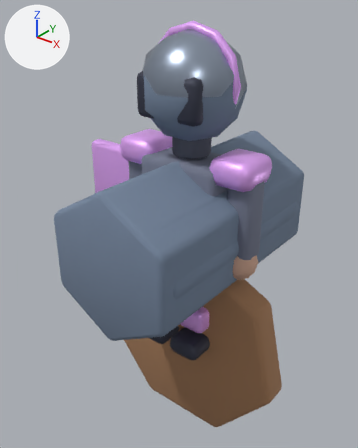
A saved change to the Blender file assets-source/blender/characters/juggernaut.blend.
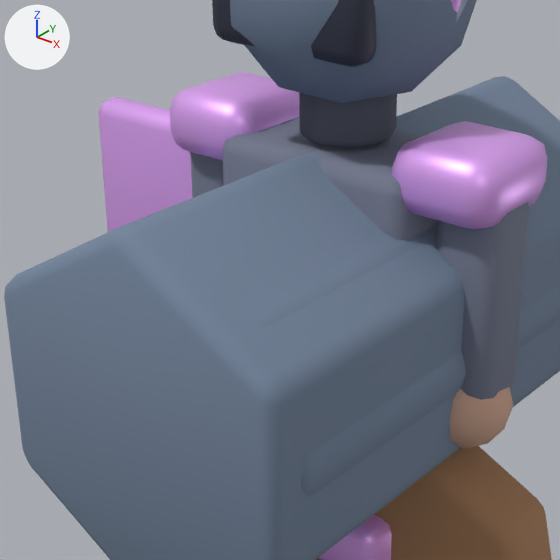
Old and new are each drawn whole from a camera (50 mm lens) standing at (1.7, -2.24, 2.21) and looking at (-0.12, 0.02, 0.8) and again close up on the part from 15% to 77% of the width and 22% to 73% of the height. Every picture has the same lights, and +X, +Y and +Z are marked at upper left. The last two pictures show the newer version.

The scene before the commit, as lines of its bpy script (objects in view):
```python
me_cube_337 = bpy.data.meshes.new('Cube.337')
me_cube_337.from_pydata(...)  # a box spanning x -0.135..0.135, y -0.085..0.085, z -0.15..0.15
me_cube_337.polygons.foreach_set('use_smooth', [True] * 6)
me_cube_337.materials.append(mat_mat_juggernaut_accent)  # purple #eaadff
me_cube_339 = bpy.data.meshes.new('Cube.339')
me_cube_339.from_pydata(...)  # a box spanning x -0.21..0.21, y -0.125..0.125, z -0.05..0.05
me_cube_339.polygons.foreach_set('use_smooth', [True] * 6)
me_cube_339.materials.append(mat_mat_juggernaut_dark)  # greyish blue #3c3f50
me_cylinder_069 = bpy.data.meshes.new('Cylinder.069')
me_cylinder_069.from_pydata(...)  # a 7-sided cylinder along z spanning x -0.702..0.702, y -0.649..0.72, z -0.1..0.1
me_cylinder_069.polygons.foreach_set('use_smooth', [True] * 9)
me_cylinder_069.materials.append(mat_mat_juggernaut_wood)  # brown #a67c59
ob_crest_faceplate = bpy.data.objects.new('crest.faceplate', me_cube_339)
ob_crest_faceplate.location = (0.0, -0.2, 1.66)
ob_crest_faceplate.rotation_euler = (1.571, 0.0, 0.0)  # degrees (90, 0, 0)
_m = ob_crest_faceplate.modifiers.new('soft bevel', 'BEVEL')
_m.width = 0.04
_m.width_pct = 0.04
_m.segments = 2
ob_shoulder_l = bpy.data.objects.new('shoulder.L', me_cube_337)
ob_shoulder_l.location = (-0.34, 0.0, 1.28)
ob_shoulder_l.rotation_euler = (1.571, 0.0, 0.0)  # degrees (90, 0, 0)
_m = ob_shoulder_l.modifiers.new('soft bevel', 'BEVEL')
_m.width = 0.06
_m.width_pct = 0.06
_m.segments = 2
ob_weapon_club = bpy.data.objects.new('weapon.club', me_cylinder_069)
ob_weapon_club.location = (0.0, 0.0, 0.0)
ob_weapon_club.rotation_euler = (1.571, 0.0, 0.0)  # degrees (90, 0, 0)
_m = ob_weapon_club.modifiers.new('soft bevel', 'BEVEL')
_m.width = 0.035
_m.width_pct = 0.035
_m.segments = 2
# also in view: 'LOD2_PROXY_body' at (0.0, 0.0, 0.84); 'neckGuard' at (0.0, 0.0, 1.38); 'glove.R' at (0.38, -0.02, 0.72); 'arm.R' at (0.38, 0.0, 1.02); 'LOD2_PROXY_head' at (0.0, 0.0, 1.68)
```
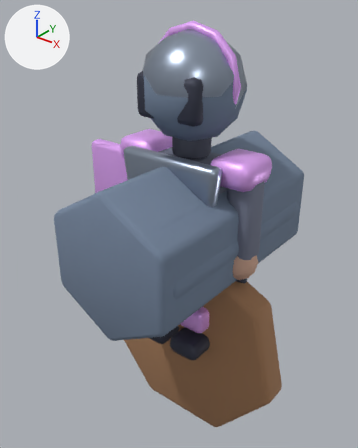
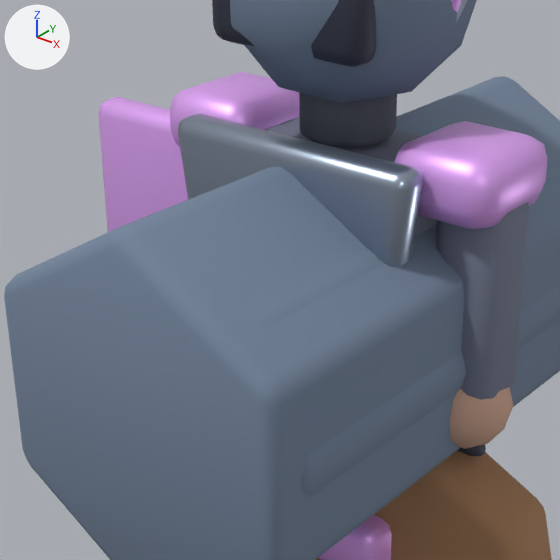
Location of each change, (x1, y1, x2, y2) in pixels of the close-ups (560 x 560 px):
```json
{"object": "frontGuard", "change": "added", "after": [178, 113, 424, 267]}
{"object": "raggedHem", "change": "added", "after": [457, 444, 486, 456], "on screen": "mostly hidden"}
{"object": "torso", "change": "unchanged, covered by the edit", "before": [222, 117, 437, 240], "after": [264, 117, 437, 236]}
```

Edits to the scene script, one JSON object a line:
```json
{"op": "add", "block": "me_raggedhemmesh_004", "code": ["me_raggedhemmesh_004 = bpy.data.meshes.new('raggedHemMesh.004')", "me_raggedhemmesh_004.from_pydata([(-0.38, 0.82, -0.035), (-0.12, 0.72, -0.035), (0.1, 0.82, -0.035), (0.35, 0.68, -0.035), (0.42, 0.56, -0.035), (-0.42, 0.56, -0.035), (-0.38, 0.82, 0.035), (-0.12, 0.72, 0.035), (0.1, 0.82, 0.035), (0.35, 0.68, 0.035), (0.42, 0.56, 0.035), (-0.42, 0.56, 0.035)], [], [(5, 4, 3, 2, 1, 0), (6, 7, 8, 9, 10, 11), (0, 1, 7, 6), (1, 2, 8, 7), (2, 3, 9, 8), (3, 4, 10, 9), (4, 5, 11, 10), (5, 0, 6, 11)])", "me_raggedhemmesh_004.polygons.foreach_set('use_smooth', [True] * 8)", "me_raggedhemmesh_004.materials.append(mat_mat_juggernaut_dark)  # greyish blue #3c3f50"]}
{"op": "add", "block": "me_frontguardmesh_003", "code": ["me_frontguardmesh_003 = bpy.data.meshes.new('frontGuardMesh.003')", "me_frontguardmesh_003.from_pydata([(-0.34, 1.34, -0.05), (0.34, 1.34, -0.05), (0.28, 0.92, -0.05), (-0.28, 0.92, -0.05), (-0.34, 1.34, 0.05), (0.34, 1.34, 0.05), (0.28, 0.92, 0.05), (-0.28, 0.92, 0.05)], [], [(3, 2, 1, 0), (4, 5, 6, 7), (0, 1, 5, 4), (1, 2, 6, 5), (2, 3, 7, 6), (3, 0, 4, 7)])", "me_frontguardmesh_003.polygons.foreach_set('use_smooth', [True] * 6)", "me_frontguardmesh_003.materials.append(mat_mat_juggernaut_metal)  # grey #9eaabc"]}
{"op": "add", "block": "ob_raggedhem", "code": ["ob_raggedhem = bpy.data.objects.new('raggedHem', me_raggedhemmesh_004)", "ob_raggedhem.location = (0.0, 0.02, 0.0)", "ob_raggedhem.rotation_euler = (1.571, 0.0, 0.0)  # degrees (90, 0, 0)", "_m = ob_raggedhem.modifiers.new('soft bevel', 'BEVEL')", "_m.width = 0.025", "_m.width_pct = 0.025", "_m.segments = 2"]}
{"op": "add", "block": "ob_frontguard", "code": ["ob_frontguard = bpy.data.objects.new('frontGuard', me_frontguardmesh_003)", "ob_frontguard.location = (0.0, -0.2, 0.0)", "ob_frontguard.rotation_euler = (1.571, 0.0, 0.0)  # degrees (90, 0, 0)", "_m = ob_frontguard.modifiers.new('soft bevel', 'BEVEL')", "_m.width = 0.035", "_m.width_pct = 0.035", "_m.segments = 2"]}
```
